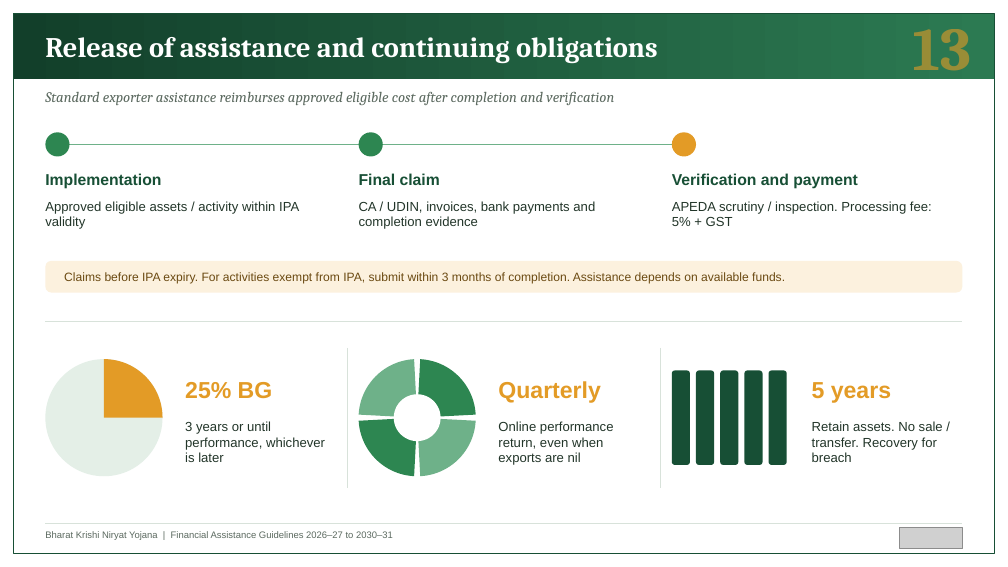
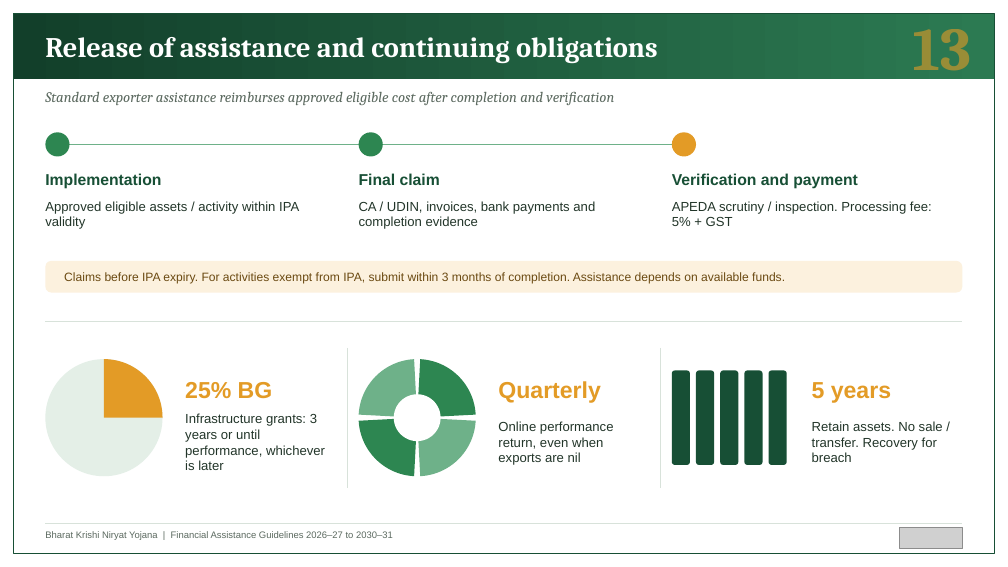
Before and after one commit to BantheFox012/FM, a slide deck: slide 13 of APEDA_BKNY_Standard_40_Percent.pptx. Drawn at 1008x567 pixels with LibreOffice and Linux fonts; fonts in the diff are those of the drawing; grey boxes stand for pictures. Boxes give left, top, right and bottom in pixels: in the first picture for what was removed or moved away, otherwise in the second. Text is boxed around its words. In the diff, an @@ line names an element or a change of style, - is before the commit and + after.

```diff
--- a/APEDA_BKNY_Standard_40_Percent.pptx
+++ b/APEDA_BKNY_Standard_40_Percent.pptx
@@ text at (185, 413, 325, 470): text changed @@
-3 years or until performance, whichever is later
+Infrastructure grants: 3 years or until performance, whichever is later
```
Also in this commit, not shown: 6 other slides changed.
